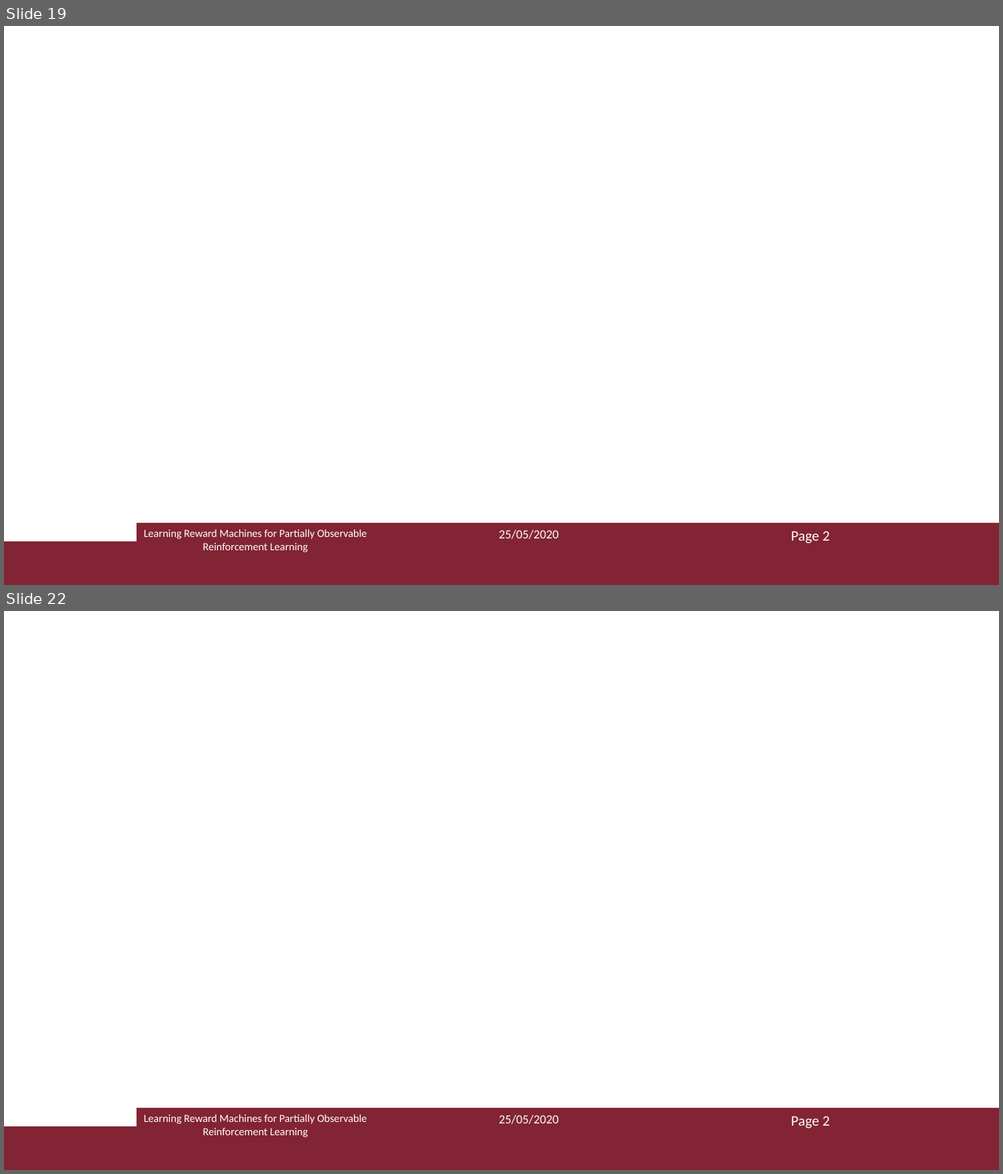
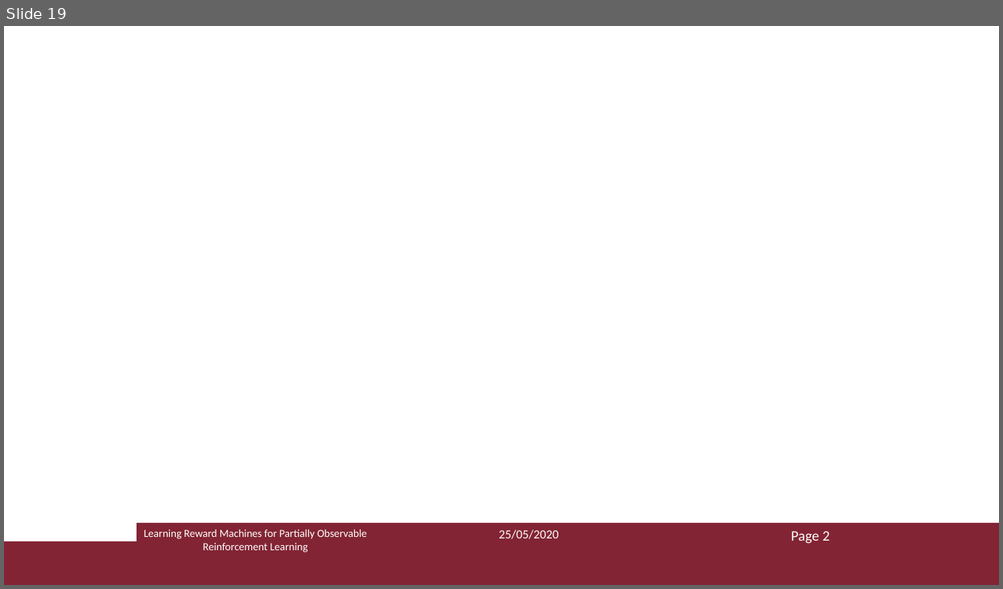
Before and after one commit to Marvet94/reasoning_agents_project_2020, a slide deck: ra_presentazione.pptx. Shown one above the other, each under a label of ours: slides 19 and 22 before the commit, slide 19 after it; the slides between them are not shown. The pictures are 1003x1174 and 1003x589 pixels, drawn with LibreOffice and Linux fonts; fonts in the diff are those of the drawing. Boxes give left, top, right and bottom in pixels: in the first picture for what was removed or moved away, otherwise in the second. Text is boxed around its words. In the diff, an @@ line names an element or a change of style, - is before the commit and + after.

Commit message:
Complete presentation added.

```diff
--- a/ra_presentazione.pptx
+++ b/ra_presentazione.pptx
@@ slide 22 removed at bbox=[4, 611, 999, 1170], background #FFFFFF; not listed: 2 template elements that a slide beside it also shows @@
@@ text removed at bbox=[144, 1114, 367, 1138] @@
-Learning Reward Machines for Partially Observable Reinforcement Learning
@@ text removed at bbox=[498, 1115, 558, 1125] @@
-25/05/2020
@@ text removed at bbox=[791, 1116, 830, 1129] @@
-Page 2
```
Also in this commit, not shown: 3 slides changed, 11 other slides removed.
